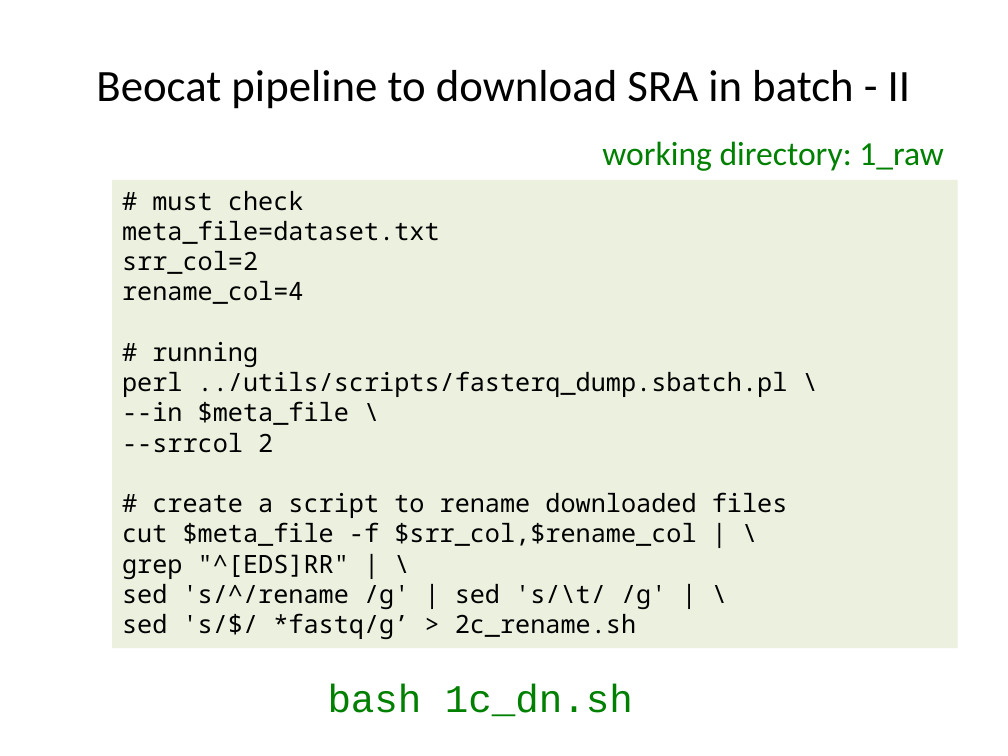
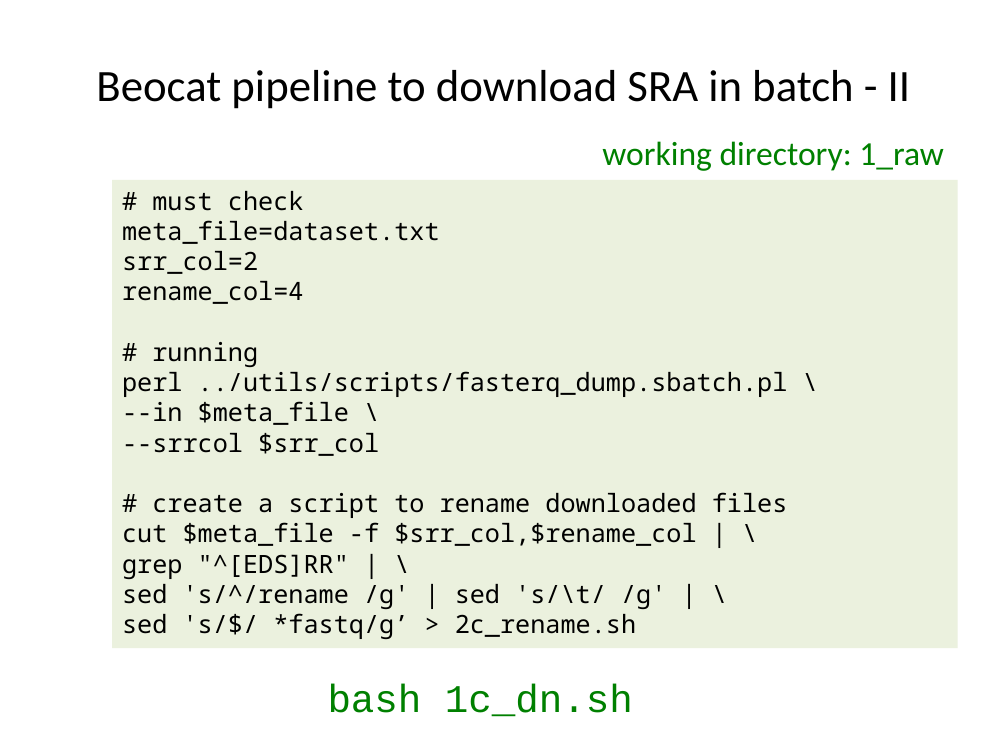
Before and after one commit to liu3zhenlab/teaching, a slide deck: slide 13 of PLPTH813Bioinformatis/2023/labs/lab10_DE.pptx. Drawn at 1008x756 pixels with LibreOffice and Linux fonts; fonts in the diff are those of the drawing. Boxes give left, top, right and bottom in pixels: in the first picture for what was removed or moved away, otherwise in the second. Text is boxed around its words. In the diff, an @@ line names an element or a change of style, - is before the commit and + after.

```diff
--- a/PLPTH813Bioinformatis/2023/labs/lab10_DE.pptx
+++ b/PLPTH813Bioinformatis/2023/labs/lab10_DE.pptx
@@ text in rectangle at (122,433,379,456): text changed @@
---srrcol 2
+--srrcol $srr_col
```
Also in this commit, not shown: 1 other slide changed, 4 other files.
